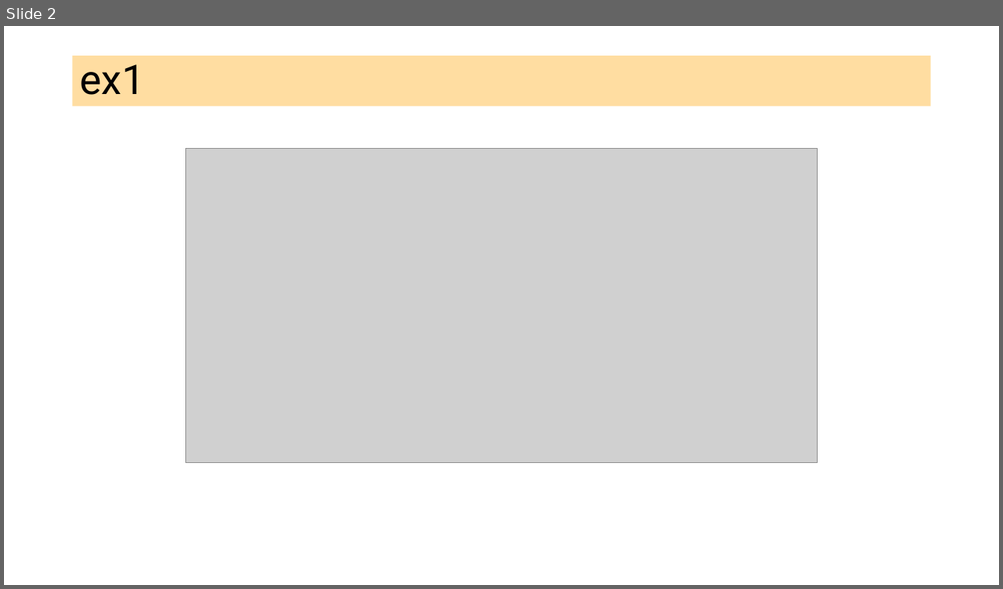
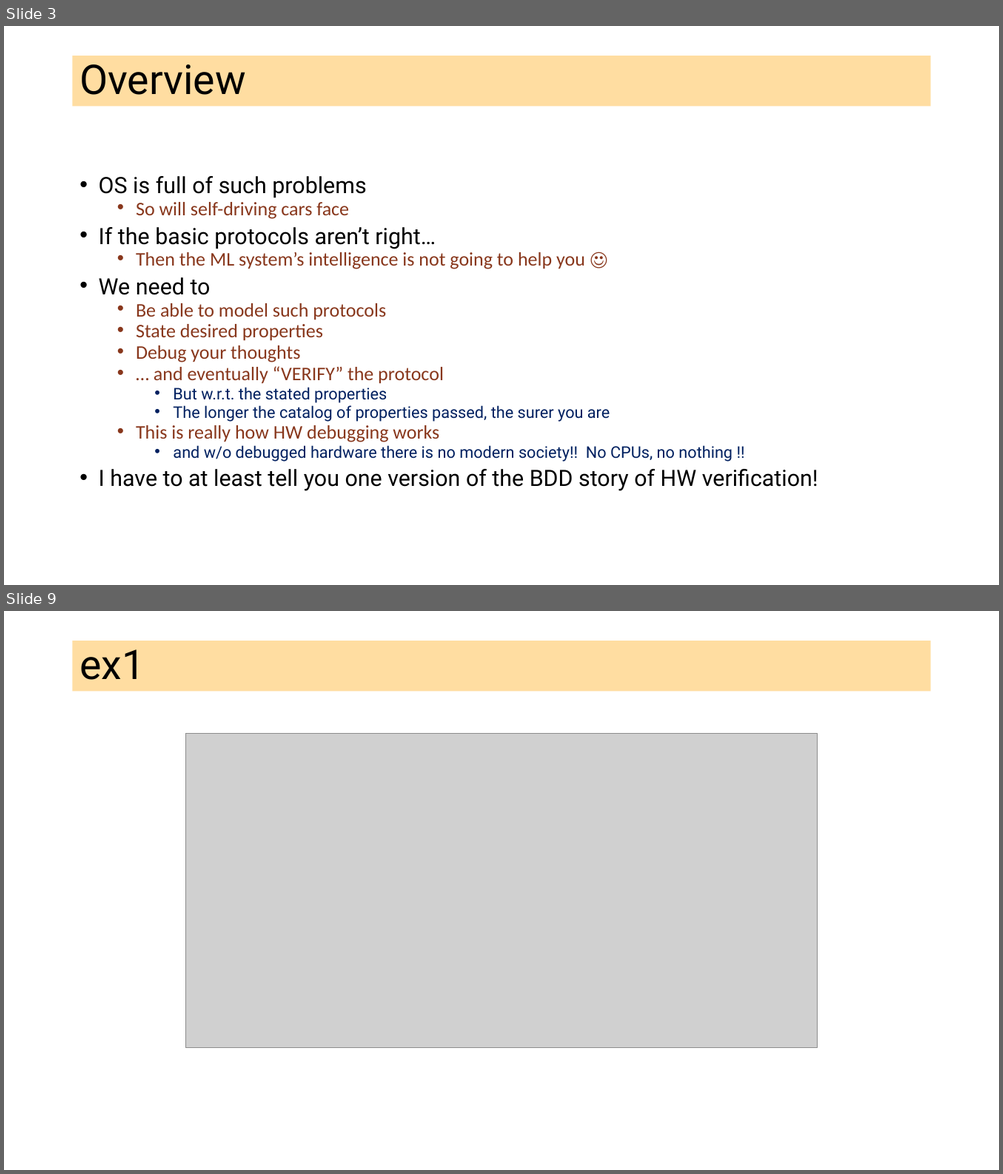
Before and after one commit to ganeshutah/cs6110s22, a slide deck: Lec3/L3.pptx. Shown one above the other, each under a label of ours: slide 2 before the commit, slides 3 and 9 after it; the slides between them are not shown. The pictures are 1003x589 and 1003x1174 pixels, drawn with LibreOffice and Linux fonts; fonts in the diff are those of the drawing; grey boxes stand for pictures. Boxes give left, top, right and bottom in pixels: in the first picture for what was removed or moved away, otherwise in the second. Text is boxed around its words. In the diff, an @@ line names an element or a change of style, - is before the commit and + after.

```diff
--- a/Lec3/L3.pptx
+++ b/Lec3/L3.pptx
@@ slide 3 added at bbox=[4, 26, 999, 585], background #FFFFFF @@
@@ title added at bbox=[73, 56, 930, 107], fill #FFBD47 at 51% opacity, 39.6 pt, text #000000 @@
+Overview
@@ text added at bbox=[99, 176, 818, 491], 18.6 pt, text #88371D @@
+• OS is full of such problems
+  • So will self-driving cars face
+• If the basic protocols aren’t right…
+  • Then the ML system’s intelligence is not going to help you ☺
+• We need to
+  • Be able to model such protocols
+  • State desired properties
+  • Debug your thoughts
+  • … and eventually “VERIFY” the protocol
+    • But w.r.t. the stated properties
+    • The longer the catalog of properties passed, the surer you are
+  • This is really how HW debugging works
+    • and w/o debugged hardware there is no modern society!! No CPUs, no nothing !!
+• I have to at least tell you one version of the BDD story of HW verification!
@@ what was slide 2 is now slide 9 @@
```
Also in this commit, not shown: 1 slide changed, 6 other slides added.
